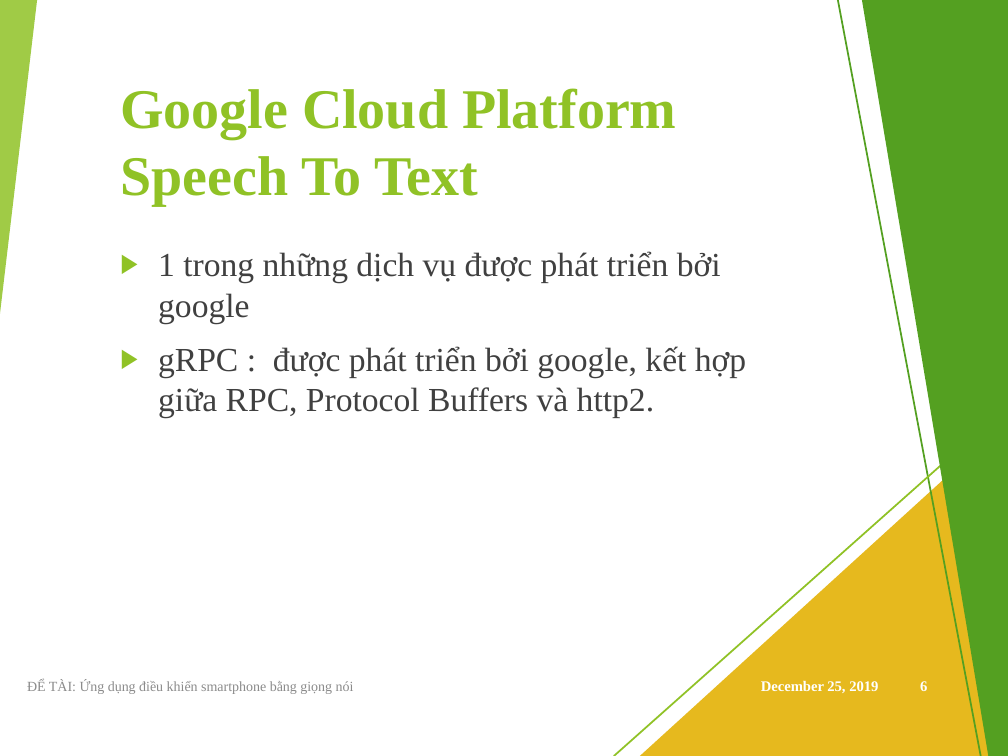
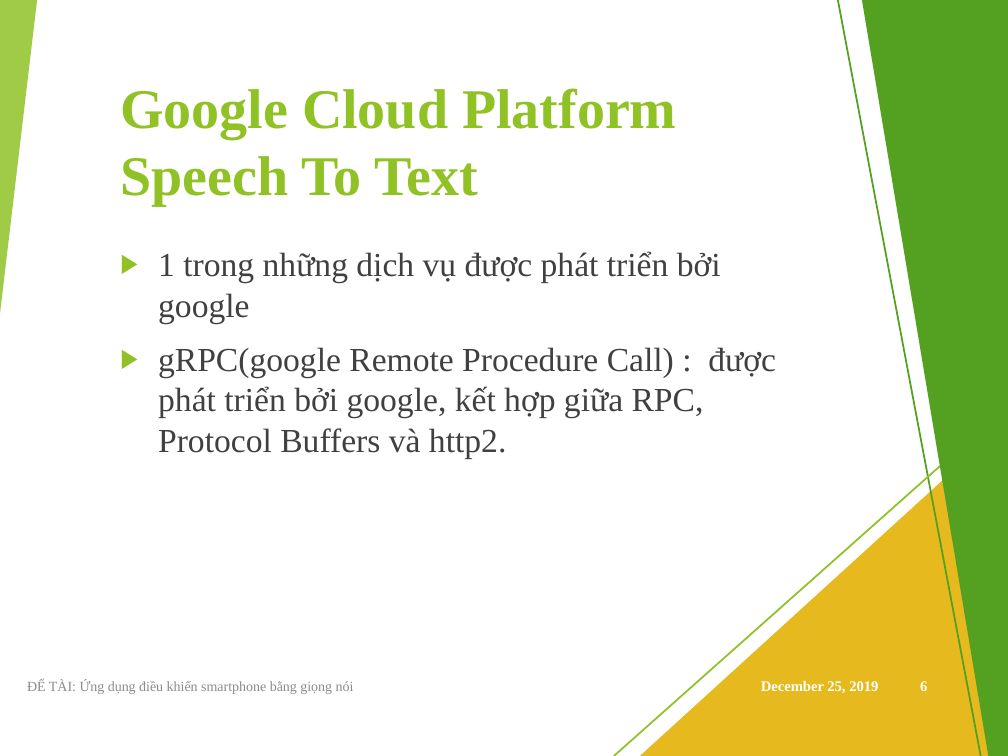
Before and after one commit to viet97/doandocs, a slide deck: slide 6 of DATN_Presentation.pptx. Drawn at 1008x756 pixels with LibreOffice and Linux fonts; fonts in the diff are those of the drawing. Boxes give left, top, right and bottom in pixels: in the first picture for what was removed or moved away, otherwise in the second. Text is boxed around its words. In the diff, an @@ line names an element or a change of style, - is before the commit and + after.

```diff
--- a/DATN_Presentation.pptx
+++ b/DATN_Presentation.pptx
@@ text at bbox=[158, 347, 776, 458]: text changed @@
-▶ gRPC : được phát triển bởi google, kết hợp giữa RPC, Protocol Buffers và http2.
+▶ gRPC(google Remote Procedure Call) : được phát triển bởi google, kết hợp giữa RPC, Protocol Buffers và http2.
```
Also in this commit, not shown: 11 other slides changed, 1 slide added, 1 other file.
